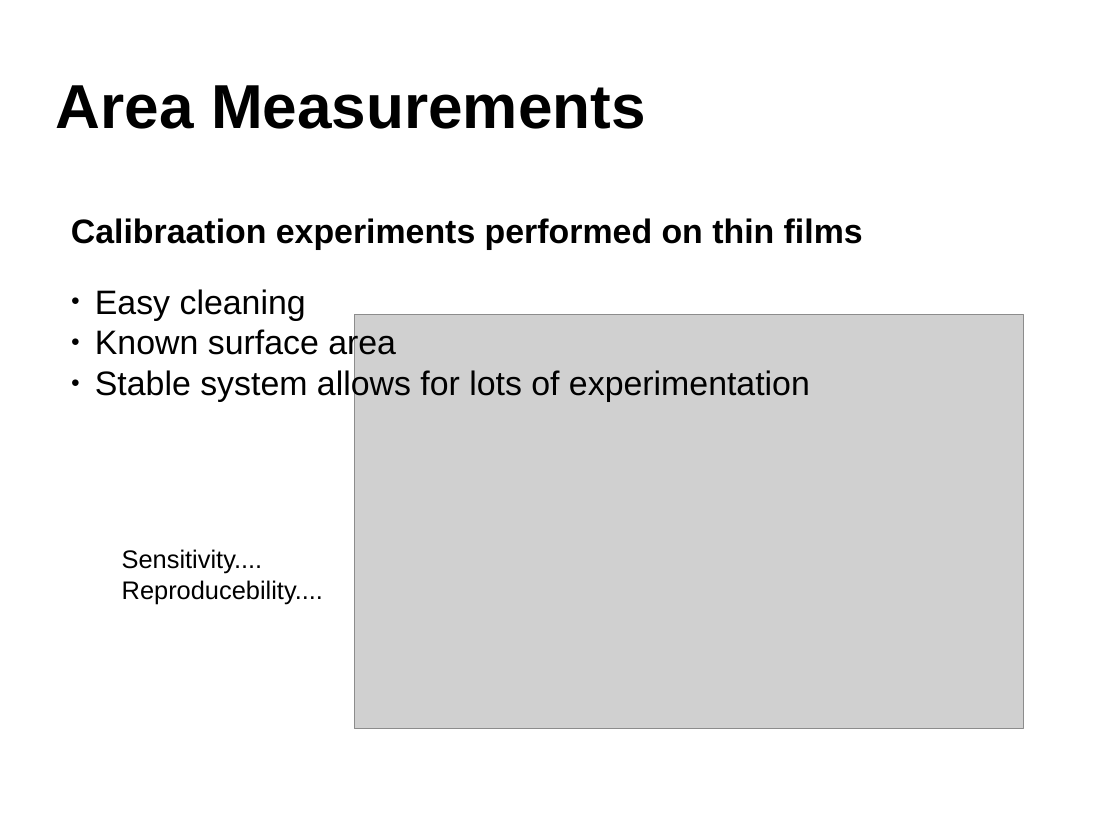
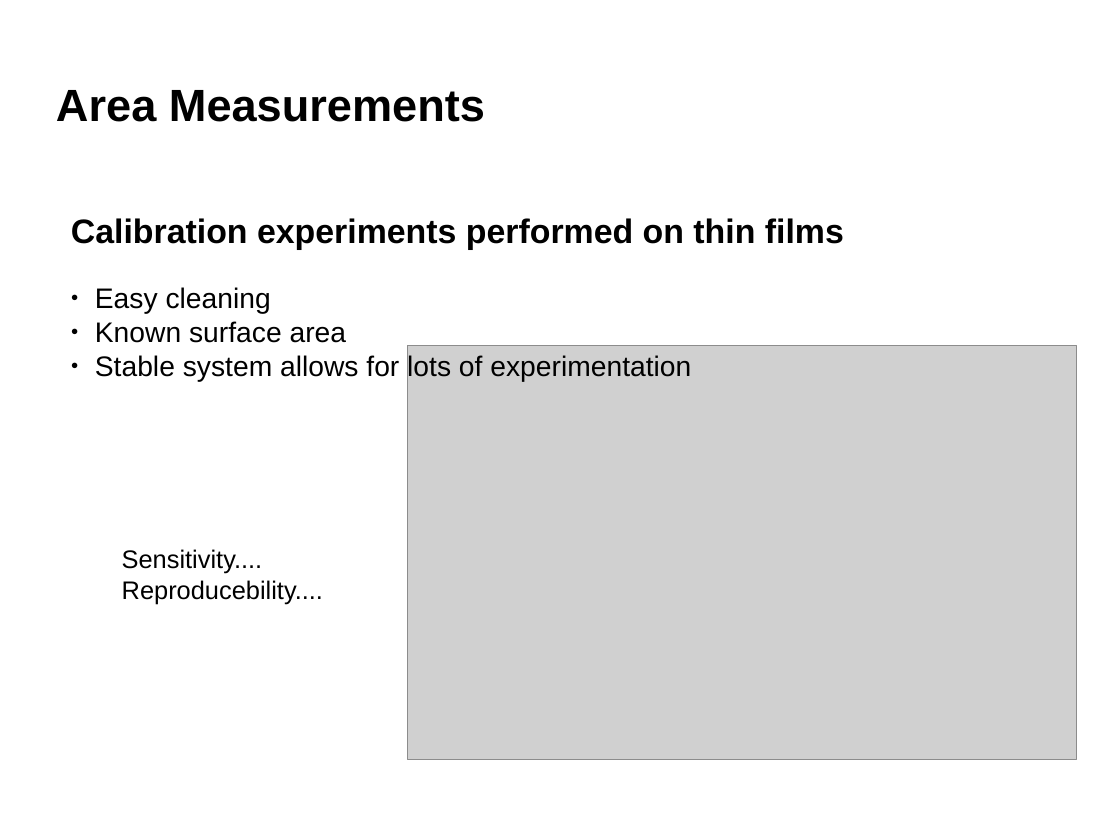
Before and after one commit to robertjensen/Thesis, a slide deck: slide 17 of defence/presentaation.odp (slide 13 before the commit). Drawn at 1120x840 pixels with LibreOffice and Linux fonts; fonts in the diff are those of the drawing; grey boxes stand for pictures; background and template pictures are left out. Boxes give left, top, right and bottom in pixels: in the first picture for what was removed or moved away, otherwise in the second. Text is boxed around its words. In the diff, an @@ line names an element or a change of style, - is before the commit and + after.

```diff
--- a/defence/presentaation.odp
+++ b/defence/presentaation.odp
@@ title "Area Measurements" at <box>56,90,485,122</box>: size 44 to 32 pt @@
@@ text at <box>71,218,844,249</box>: text changed @@
-Calibraation experiments performed on thin films
+Calibration experiments performed on thin films
@@ text at <box>95,287,691,382</box>: size 24 to 20 pt in "Easy cleaning", "Known surface area", "Stable system allows for lots of experimentation" @@
@@ picture: place and size @@
-picture at <box>355,315,1024,729</box>
+picture at <box>408,346,1077,759</box>
```
Also in this commit, not shown: 24 other slides changed, 18 slides added, 14 slides removed, 8 other files.
